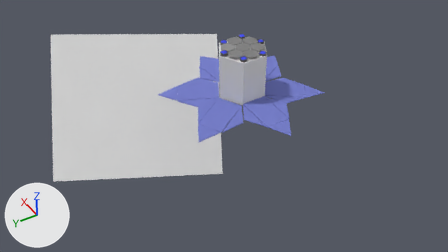
The Blender file 3d/mothership3.blend, before and after one commit.
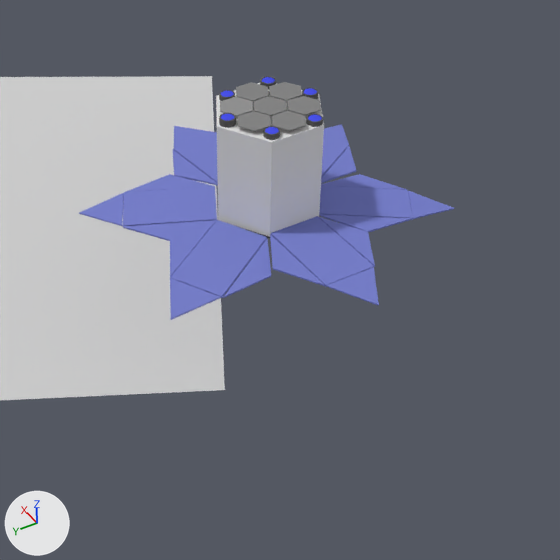
Each version is shown from the file's camera 'Camera.001', then close up on the part from 27% to 83% of the width and 0% to 99% of the height. Lighting does not change. The marker at lower left points along +X, +Y and +Z.
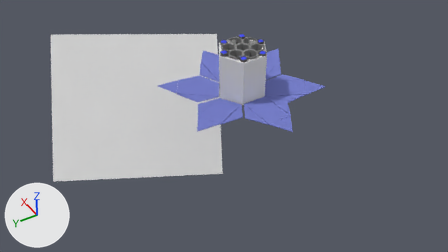
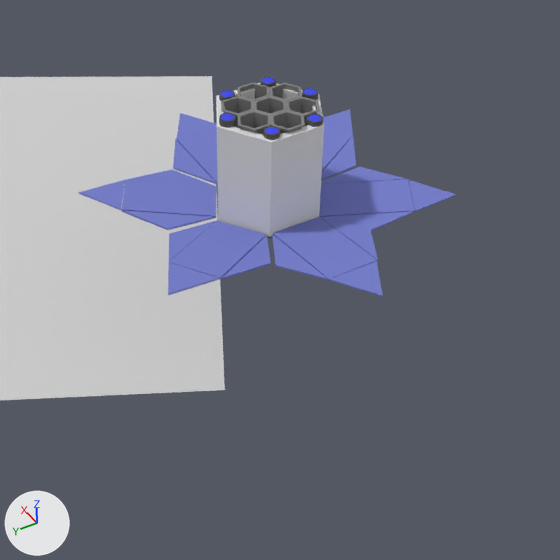
Commit message: add background

Where the newer file only moved an object's origin or applied its transform, the numbers keep the older frame.

Diff of the bpy script that builds the scene:
```diff
--- a/3d/mothership3.blend.py
+++ b/3d/mothership3.blend.py
@@ me_cylinder_009 @@
 me_cylinder_009.from_pydata(...)  # 32 vertices, 21 faces, 3 loose edges; spans x 0.0..2.6, y -1.0..1.0, z -36.0..11.8
 # used by ob_solar_panel_right_005; location = (-0.48, 3.85, 8.48); rotation_euler = (-3.156, 0.0614, 8.42), in degrees (-181, 3.5, 122); scale = (2.79, 2.79, 0.0176)
+# me_cylinder_009 part 3: the whole mesh is multiplied about its middle by the matrix ((0.981, 0.001, 0.001), (0.013, 0.997, 0.0), (-30.253, 12.0, 0.979)), then moved by (-0.1, 0.0, -37.9)
 me_cylinder_009.materials.append(mat_material)
@@ me_cylinder_012 @@
 # used by ob_central_unit; location = (0.96, 1.37, 9.65); scale = (2.99, 2.99, 1.32)
-me_cylinder_012.from_pydata(...)  # 12 vertices, 8 faces; spans x -0.87..0.87, y -1.0..1.0, z -1.0..3.2
+me_cylinder_012.from_pydata(...)  # 36 vertices, 32 faces; spans x -0.87..0.87, y -1.0..1.0, z -1.0..3.2
+# me_cylinder_012 part 4: 24 vertices added at x -0.73..0.73, y -0.84..0.84, z 1.09..3.2
@@ me_cylinder_016 @@
 # used by ob_cylinder_006; location = (0.11, -0.12, 14.1); scale = (0.92, 0.92, 0.0275)
-me_cylinder_016.from_pydata(...)  # 12 vertices, 8 faces; spans x -0.87..0.87, y -1.0..1.0, z -1.0..1.0
+me_cylinder_016.from_pydata(...)  # 30 vertices, 25 faces; spans x -0.87..0.87, y -1.0..1.0, z -60.24..1.0
+# me_cylinder_016 part 1: 18 vertices added at x -0.72..0.72, y -0.83..0.83, z -60.24..1.0
 me_cylinder_016.materials.append(mat_material_001)
@@ me_cylinder_001 @@
 me_cylinder_001.from_pydata(...)  # 32 vertices, 21 faces, 3 loose edges; spans x -0.9..1.7, y -1.5..0.5, z -33.6..14.2
 # used by ob_solar_panel_right; location = (-4.03, 2.9, 8.55); rotation_euler = (-3.105, -0.00308, 3.154), in degrees (-178, -0.2, 181); scale = (2.79, 2.79, 0.0176)
+# me_cylinder_001 part 2: the whole mesh is multiplied about its middle by the matrix ((0.997, 0.007, 0.0), (-0.008, 1.0, 0.0), (-11.876, -1.422, 0.997)), then moved by (0.0, 0.0, -15.4)
 me_cylinder_001.materials.append(mat_material)
@@ ob_solar_panel_right_004 @@
 ob_solar_panel_right_004 = bpy.data.objects.new('solar-panel-right.004', me_cylinder_008)
-ob_solar_panel_right_004.location = (2.28, 3.8, 8.46)
-ob_solar_panel_right_004.rotation_euler = (-3.152, 0.0415, 7.373)  # degrees (-181, 2.4, 62)
+ob_solar_panel_right_004.location = (2.41, 3.7, 8.46)
+ob_solar_panel_right_004.rotation_euler = (-3.087, -0.0998, 7.335)  # degrees (-177, -5.7, 60)
 ob_solar_panel_right_004.scale = (2.79, 2.79, 0.0176)
@@ ob_solar_panel_right_003 @@
 ob_solar_panel_right_003 = bpy.data.objects.new('solar-panel-right.003', me_cylinder_006)
-ob_solar_panel_right_003.location = (3.77, 1.28, 8.49)
-ob_solar_panel_right_003.rotation_euler = (-3.142, 0.0465, 6.345)  # degrees (-180, 2.7, 4)
+ob_solar_panel_right_003.location = (3.78, 1.36, 8.49)
+ob_solar_panel_right_003.rotation_euler = (-3.12, -0.0505, 6.267)  # degrees (-179, -2.9, 359)
 ob_solar_panel_right_003.scale = (2.79, 2.79, 0.0176)
@@ ob_solar_panel_right_002 @@
 ob_solar_panel_right_002 = bpy.data.objects.new('solar-panel-right.002', me_cylinder_005)
-ob_solar_panel_right_002.location = (2.29, -1.02, 8.44)
-ob_solar_panel_right_002.rotation_euler = (-3.1, 0.0588, 5.294)  # degrees (-178, 3.4, 303)
+ob_solar_panel_right_002.location = (2.38, -0.91, 8.54)
+ob_solar_panel_right_002.rotation_euler = (-3.116, -0.0902, 5.212)  # degrees (-179, -5.2, 299)
 ob_solar_panel_right_002.scale = (2.79, 2.79, 0.0176)
@@ ob_solar_panel_right_001 @@
 ob_solar_panel_right_001 = bpy.data.objects.new('solar-panel-right.001', me_cylinder_004)
-ob_solar_panel_right_001.location = (-0.32, -0.98, 8.49)
-ob_solar_panel_right_001.rotation_euler = (-3.16, 0.0467, 4.164)  # degrees (-181, 2.7, 239)
+ob_solar_panel_right_001.location = (-0.43, -0.92, 8.53)
+ob_solar_panel_right_001.rotation_euler = (-3.083, -0.0603, 4.193)  # degrees (-177, -3.5, 240)
 ob_solar_panel_right_001.scale = (2.79, 2.79, 0.0176)
@@ ob_cylinder_013 @@
-ob_cylinder_013 = bpy.data.objects.new('Cylinder.013', me_cylinder_014)
@@ ob_cylinder @@
-ob_cylinder = bpy.data.objects.new('Cylinder', me_cylinder_007)
@@ ob_cylinder_001 @@
-ob_cylinder_001 = bpy.data.objects.new('Cylinder.001', me_cylinder_010)
-ob_cylinder_001.location = (1.79, 2.76, 14.1)
+ob_cylinder_001 = bpy.data.objects.new('Cylinder.001', me_cylinder_016)
+ob_cylinder_001.location = (1.79, 2.7, 14.1)
 ob_cylinder_001.scale = (0.92, 0.92, 0.0275)
@@ ob_cylinder_000 @@
+ob_cylinder_000 = bpy.data.objects.new('Cylinder.000', me_cylinder_016)
+ob_cylinder_000.location = (2.57, 1.28, 14.1)
+ob_cylinder_000.scale = (0.92, 0.92, 0.0275)
@@ ob_cylinder_002 @@
+ob_cylinder_002 = bpy.data.objects.new('Cylinder.002', me_cylinder_016)
+ob_cylinder_002.location = (0.17, 2.73, 14.1)
+ob_cylinder_002.scale = (0.92, 0.92, 0.0275)
```

Pixel boxes [x1, y1, x2, y2] of what changed, in the close-ups (560 x 560 px):
'solar-panel-right.005', reshaped (25% shorter)
    before: [170, 220, 271, 320]
    after: [168, 220, 271, 295]
'solar-panel-right', reshaped (12% shorter)
    before: [270, 216, 379, 306]
    after: [272, 217, 383, 296]
'solar-panel-right.004', moved, turned
    before: [79, 174, 217, 241]
    after: [79, 170, 216, 230]
'solar-panel-right.001', moved, turned
    before: [319, 174, 454, 232]
    after: [319, 167, 456, 231]
'solar-panel-right.003', moved, turned
    before: [172, 126, 218, 186]
    after: [173, 113, 218, 185]
'solar-panel-right.002', moved, turned
    before: [321, 124, 357, 183]
    after: [321, 109, 356, 181]
'Cylinder.005', reshaped
    before: [269, 82, 302, 101]
    after: [253, 96, 287, 115]
'Cylinder.002', added
    after: [238, 110, 271, 134]
'Cylinder.001', reshaped, moved
    before: [220, 97, 253, 116]
    after: [221, 96, 254, 128]
'Cylinder.013', deleted
    before: [253, 96, 287, 116]
'Cylinder', deleted
    before: [236, 82, 268, 101]
'Cylinder.000', added
    after: [238, 83, 270, 101]
part 1 of me_cylinder_016, added
    after: [221, 83, 320, 134]
part 4 of me_cylinder_012, added
    after: [216, 83, 324, 142]
